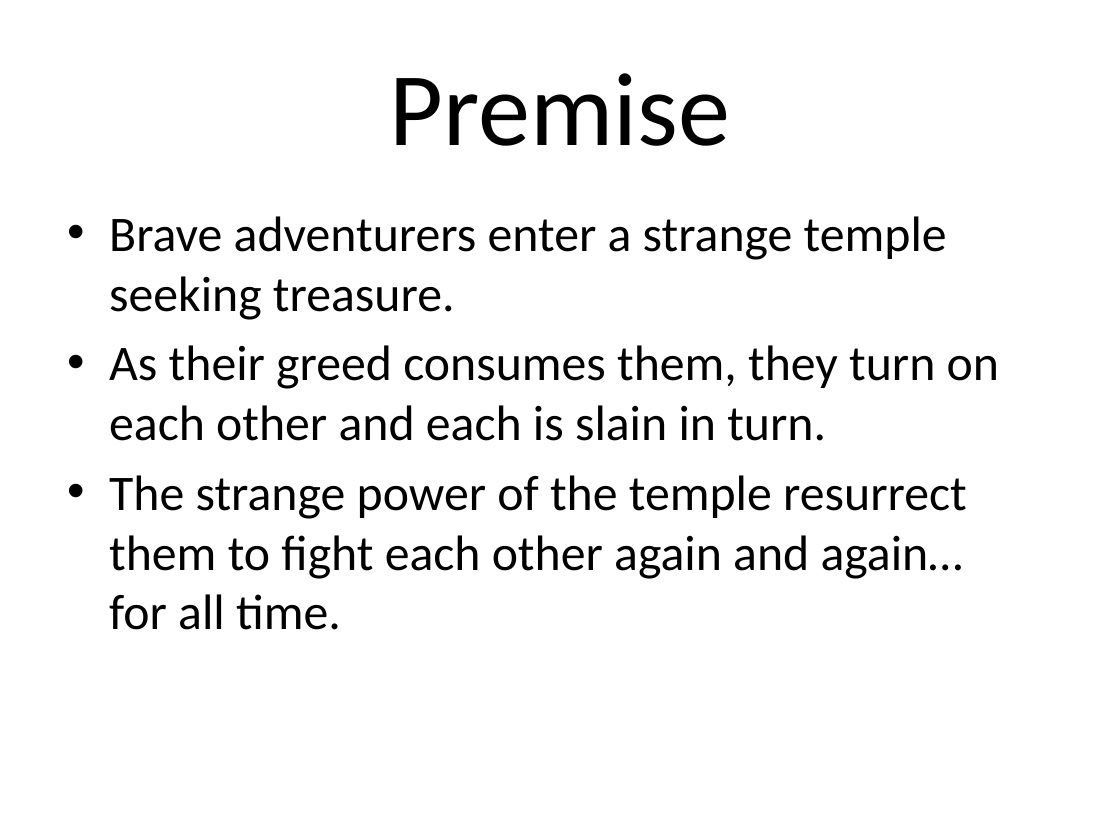
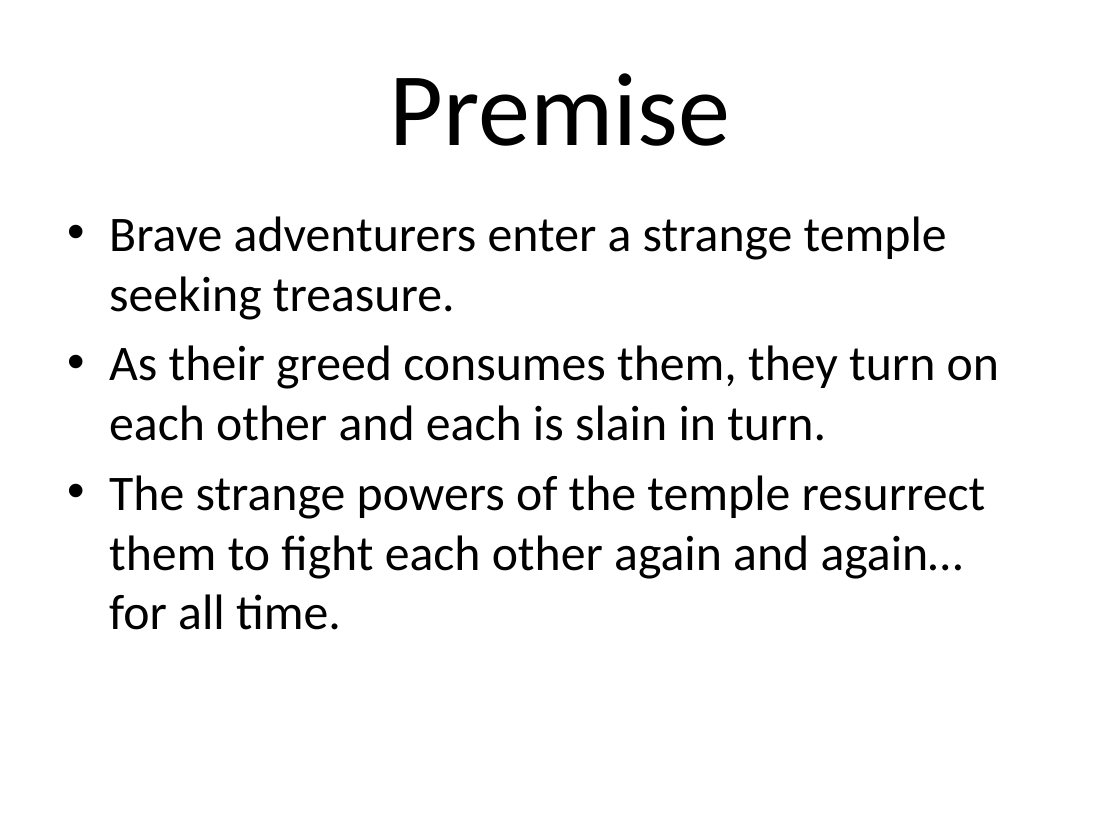
Before and after one commit to Assisting/flaming-zebras, a slide deck: slide 2 of Other/Codename flaming zebras.pptx. Drawn at 1120x840 pixels with LibreOffice and Linux fonts; fonts in the diff are those of the drawing. Boxes give left, top, right and bottom in pixels: in the first picture for what was removed or moved away, otherwise in the second. Text is boxed around its words. In the diff, an @@ line names an element or a change of style, - is before the commit and + after.

Commit message:
Updated powerpoint
Made minor spelling changes, and reworded/rearranged some parts of the
powerpoint.

```diff
--- a/Other/Codename flaming zebras.pptx
+++ b/Other/Codename flaming zebras.pptx
@@ text at [109, 475, 986, 630]: text changed @@
-• The strange power of the temple resurrect them to fight each other again and again… for all time.
+• The strange powers of the temple resurrect them to fight each other again and again… for all time.
```
Also in this commit, not shown: 3 other slides changed.
